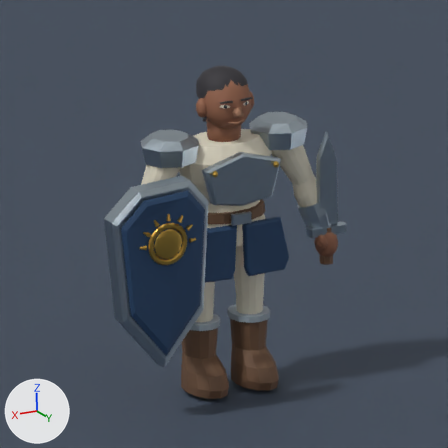
The Blender file art-source/heroes/wc_u_human_guardian/wc_u_human_guardian.blend, before and after one commit.
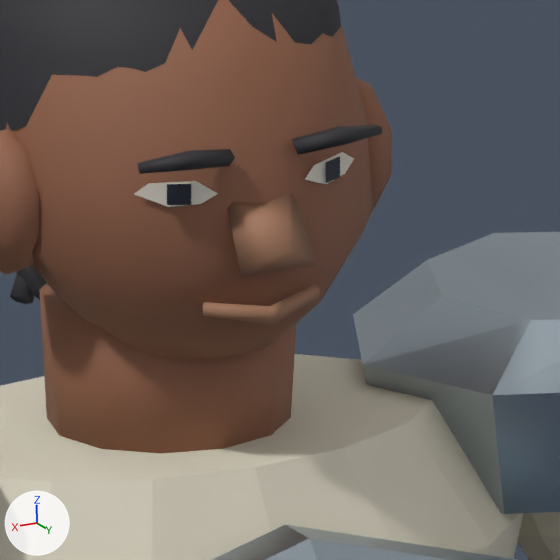
The first picture shows the older version from the file's camera 'WC_Portrait'. The close-ups show the older and then the newer version on the part from 45% to 62% of the width and 18% to 35% of the height of that picture. Only the edits that show in the close-ups are written down. Arrows for +X, +Y and +Z are at lower left; the lights stay in place.

Objects in the first close-up: 'PRESENTATION_Ground', 'SK_wc_u_human_guardian'.
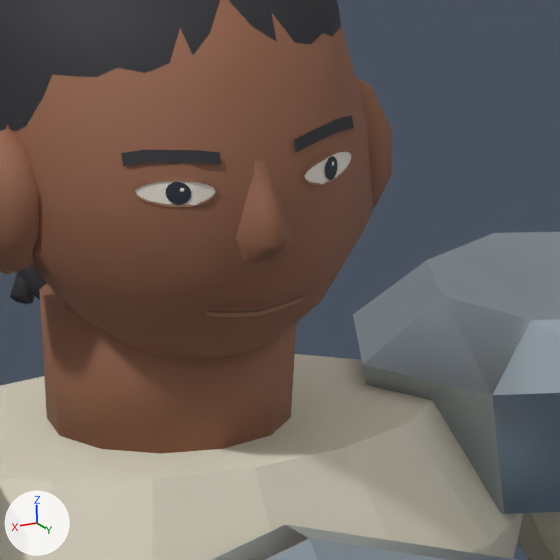
Edits to the scene script, one JSON object a line:
```json
{"block": "me_wc_tailoredgeometry", "where": "# used by ob_sk_wc_u_human_guardian; location = (0.0, 0.0, 0.0)"}
{"op": "remove", "block": "me_wc_tailoredgeometry", "code": "me_wc_tailoredgeometry.from_pydata(...)  # 2517 vertices, 2138 faces; spans x -0.7..0.89, y -0.22..0.46, z 0.02..1.83"}
{"op": "add", "block": "me_wc_tailoredgeometry", "code": "me_wc_tailoredgeometry.from_pydata(...)  # 4787 vertices, 9068 faces; spans x -0.7..0.89, y -0.22..0.46, z 0.02..1.83"}
{"block": "me_wc_tailoredgeometry", "change": "me_wc_tailoredgeometry part 1: the loose piece of 5 vertices spanning x -0.03..0.03, y 0.14..0.19, z 1.59..1.65 is rebuilt with 20 vertices and now spans x -0.02..0.02, y 0.14..0.18, z 1.6..1.67"}
{"block": "me_wc_tailoredgeometry", "change": "me_wc_tailoredgeometry part 2: a new loose piece of 26 vertices spanning x -0.09..-0.04, y 0.12..0.15, z 1.64..1.65, in mat_m_wc_u_human_guardian"}
{"block": "me_wc_tailoredgeometry", "change": "me_wc_tailoredgeometry part 3: a new loose piece of 26 vertices spanning x 0.04..0.09, y 0.12..0.14, z 1.64..1.65, in mat_m_wc_u_human_guardian"}
{"block": "me_wc_tailoredgeometry", "change": "me_wc_tailoredgeometry part 4: 17 vertices moved from x -0.08..0.08, y 0.13..0.15, z 1.56..1.69 to x -0.08..0.08, y 0.13..0.15, z 1.56..1.68; 40 vertices removed from x -0.1..0.1, y 0.14..0.17, z 1.55..1.69; 333 vertices added at x -0.1..0.1, y 0.11..0.15, z 1.55..1.68"}
{"block": "me_wc_tailoredgeometry", "change": "other edits to the shape of me_wc_tailoredgeometry do not show in these pictures"}
```

Pixel boxes (x1, y1, x2, y2) of what changed, in the close-ups (560 x 560 px):
```json
{"part": 1, "of": "me_wc_tailoredgeometry", "change": "rebuilt", "before": [228, 192, 318, 277], "after": [236, 159, 291, 260]}
{"part": 2, "of": "me_wc_tailoredgeometry", "change": "added", "after": [305, 155, 352, 185]}
{"part": 3, "of": "me_wc_tailoredgeometry", "change": "added", "after": [135, 190, 216, 207]}
{"part": 4, "of": "me_wc_tailoredgeometry", "change": "cut back", "before": [134, 125, 382, 324], "after": [121, 115, 354, 317]}
```
